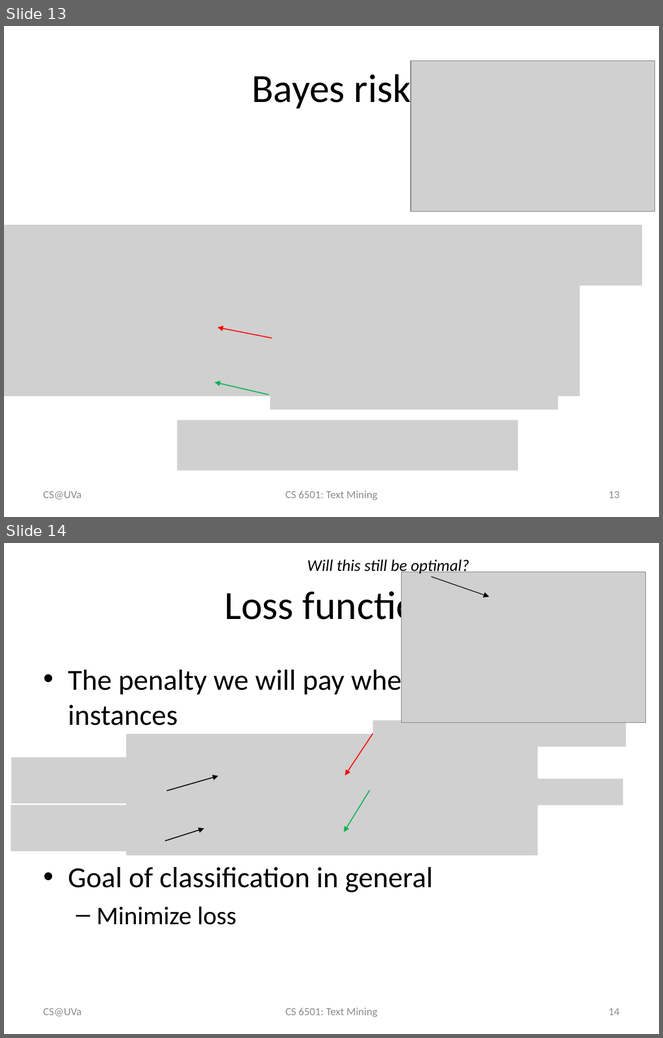
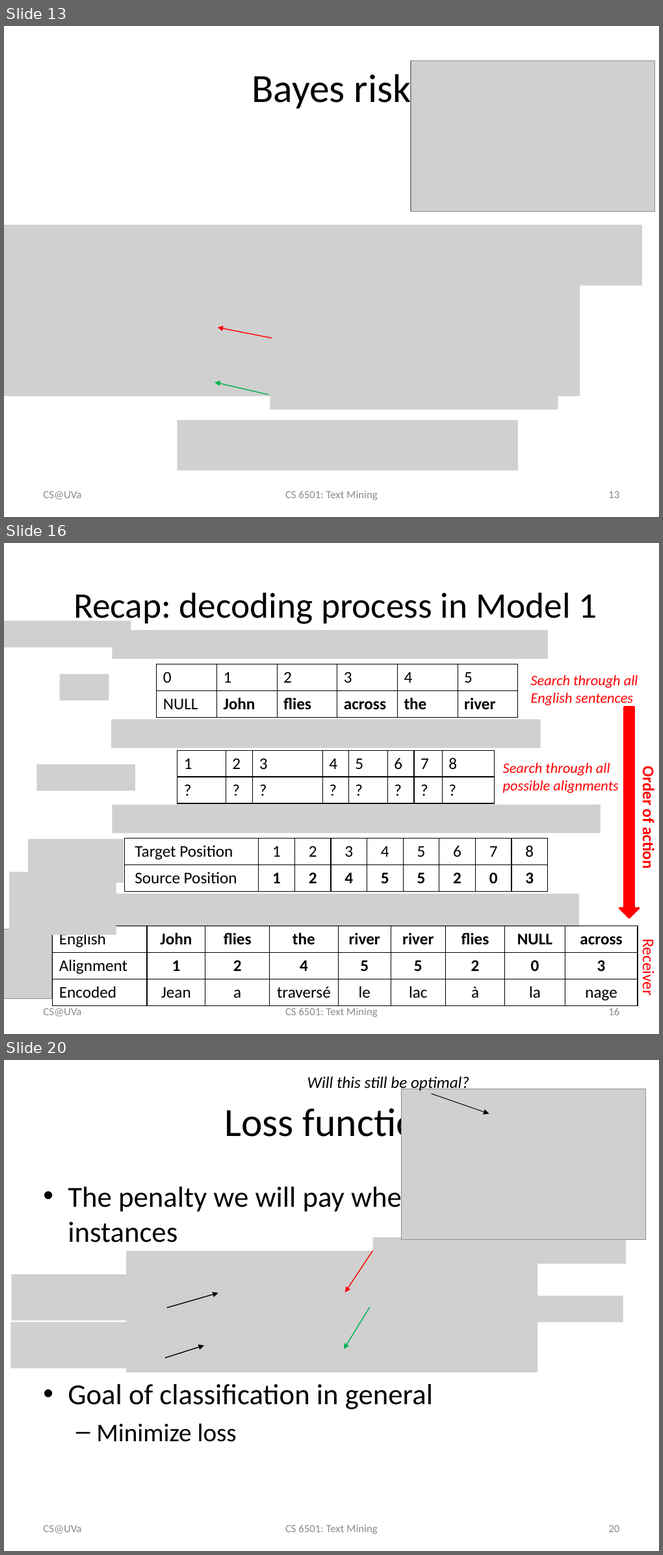
Before and after one commit to wang296/CS6501-Text-Mining, a slide deck: docs/TextCategorization.pptx. Shown one above the other, each under a label of ours: slides 13 and 14 before the commit, slides 13, 16 and 20 after it; the slides between them are not shown. The pictures are 663x1038 and 663x1555 pixels, drawn with LibreOffice and Linux fonts; fonts in the diff are those of the drawing; grey boxes stand for pictures. Boxes give left, top, right and bottom in pixels: in the first picture for what was removed or moved away, otherwise in the second. Text is boxed around its words. In the diff, an @@ line names an element or a change of style, - is before the commit and + after.

Commit message:
text categorization slides

```diff
--- a/docs/TextCategorization.pptx
+++ b/docs/TextCategorization.pptx
@@ slide 16 added at box(4, 543, 659, 1034), background #FFFFFF @@
@@ title added at box(74, 592, 597, 627), 39.6 pt, text #000000 @@
+Recap: decoding process in Model 1
@@ picture added at box(4, 621, 131, 648) @@
@@ picture added at box(112, 630, 548, 659) @@
@@ picture added at box(60, 674, 109, 700) @@
@@ table added at box(157, 664, 518, 886), 2 rows, 6 columns @@
+0 | 1 | 2 | 3 | 4 | 5
+NULL | John | flies | across | the | river
@@ text added at box(531, 675, 638, 707), 16 pt, text #FF0000, italic @@
+Search through all English sentences
@@ down arrow added at box(620, 707, 640, 918), fill #FF0000, outline #FF0000 2 pt @@
@@ picture added at box(111, 719, 541, 748) @@
@@ table added at box(178, 751, 495, 803), 2 rows, 8 columns @@
+1 | 2 | 3 | 4 | 5 | 6 | 7 | 8
+? | ? | ? | ? | ? | ? | ? | ?
@@ picture added at box(36, 765, 135, 791) @@
@@ text added at box(503, 763, 618, 793), 16 pt, text #FF0000, italic @@
+Search through all possible alignments
@@ text added at box(638, 770, 659, 868), 18 pt, text #FF0000, bold @@
+Order of action
@@ picture added at box(112, 804, 601, 834) @@
@@ picture added at box(28, 839, 124, 883) @@
@@ table added at box(124, 839, 547, 974), 2 rows, 9 columns @@
+Target Position | 1 | 2 | 3 | 4 | 5 | 6 | 7 | 8
+Source Position | 1 | 2 | 4 | 5 | 5 | 2 | 0 | 3
@@ picture added at box(9, 872, 116, 935) @@
@@ picture added at box(112, 894, 579, 927) @@
@@ picture added at box(4, 930, 52, 999) @@
@@ table added at box(53, 927, 638, 1005), 3 rows, 9 columns @@
+English | John | flies | the | river | river | flies | NULL | across
+Alignment | 1 | 2 | 4 | 5 | 5 | 2 | 0 | 3
+Encoded | Jean | a | traversé | le | lac | à | la | nage
@@ text added at box(638, 945, 659, 995), 18 pt, text #FF0000 @@
+Receiver
@@ text added at box(43, 1008, 81, 1017), 12 pt, text #8C8C8C @@
+CS@UVa
@@ text added at box(285, 1008, 378, 1017), 12 pt, text #8C8C8C @@
+CS 6501: Text Mining
@@ page number added at box(608, 1008, 620, 1016), 12 pt, text #8C8C8C @@
+16
@@ what was slide 14 is now slide 20 @@
@@ page number at box(608, 1525, 620, 1533): text changed @@
-14
+20
```
Also in this commit, not shown: 5 slides changed, 5 other slides added, 1 slide removed, 1 other file.
